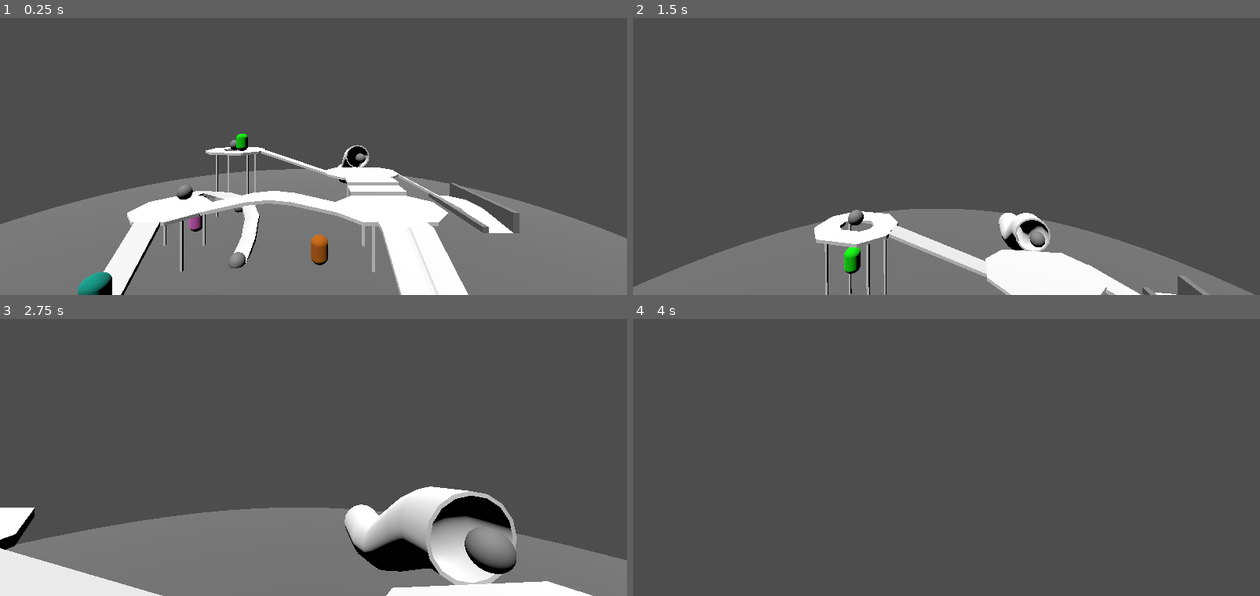
Above: before the commit, frames 1-4 (two rows, left to right).
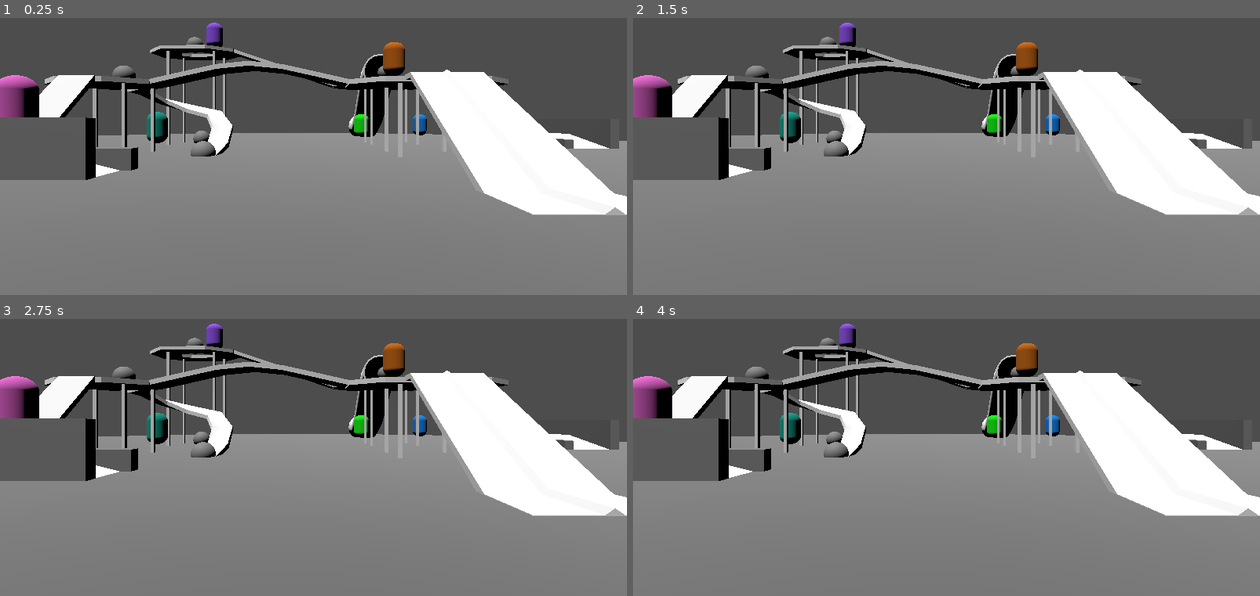
Above: after the commit, the same moments.

Repository: Kesomannen/the-very-serious-game-jam
Game: Godot game, scene res://Scenes/game.tscn
Two runs of this game, one before a commit and one after it. Both use one fixed random seed, a clock stepped at 60 frames per second and the inputs below.
Inputs (mouse positions are in pixels of both pictures, inside the frame that each line leads up to):
- Up to frame 1 (0.25 s): no input
- Up to frame 2 (1.5 s): tap Enter at 0.5 s; move the mouse to (977, 117) at 0.52 s; hold E 0.53-1.28 s; hold W (forward) from 0.53 s (still down); tap Space (jump) at 0.77, 1.07 s; tap Q at 0.8, 1.35 s; move the mouse to (915, 120) at 1.27 s
- Up to frame 3 (2.75 s): keep holding W (forward); tap Space (jump) at 1.52, 1.82 s; tap Ctrl at 1.55 s; move the mouse to (326, 413) at 2.02 s; hold Ctrl from 2.03 s (still down); tap Shift at 2.3 s
- Up to frame 4 (4 s): keep holding W (forward); move the mouse to (940, 427) at 2.77 s; release Ctrl at 2.78 s; tap Shift at 2.85 s; tap Space (jump) at 3.02, 3.05, 3.32 s; move the mouse to (990, 424) at 3.52 s; hold Space (jump) from 3.53 s (still down); tap E at 3.8 s

The runs differ from the first frame. In frame 1, 40% of the frame differs, in the area x 0-100%, y 1-100%; in frame 2, 53%; in frame 3, 49%; in frame 4, 67%.

Commit message:
Add betting phase

Diff:
--- a/Scenes/game.tscn
+++ b/Scenes/game.tscn
@@ -3,7 +3,7 @@
 [ext_resource type="Script" uid="uid://bp73hplvjaujn" path="res://Scripts/manager.gd" id="3_3dryh"]
 [ext_resource type="PackedScene" uid="uid://ct0ny20uc0fjn" path="res://Scenes/child.tscn" id="3_wrm1d"]
 [ext_resource type="PackedScene" uid="uid://ssp63i5rmfhq" path="res://Scenes/playground2.tscn" id="4_3dryh"]
-[ext_resource type="PackedScene" uid="uid://bo36akh27pkvs" path="res://Scenes/freecam.tscn" id="4_wowpa"]
+[ext_resource type="PackedScene" uid="uid://c1tortkjbcuha" path="res://Scenes/player.tscn" id="5_i6g32"]
 [ext_resource type="Script" uid="uid://b5wtsa44ye62f" path="res://Scripts/bet_manager.gd" id="5_wowpa"]
 
 [node name="Node3D" type="Node3D" unique_id=1816040432]
@@ -11,12 +11,14 @@
 [node name="Sun" type="DirectionalLight3D" parent="." unique_id=116938391]
 transform = Transform3D(0.83676434, 0.5040346, -0.21394995, 0, 0.39073107, 0.92050487, 0.5475632, -0.7702457, 0.32694983, 0, 15.156977, 0)
 
-[node name="Manager" type="Node" parent="." unique_id=902847566 node_paths=PackedStringArray("children", "starting_spots", "safe_spots")]
+[node name="BetManager" type="Node" parent="." unique_id=108292606 node_paths=PackedStringArray("lineup_point")]
+script = ExtResource("5_wowpa")
+spacing = 1.2
+lineup_point = NodePath("../LineupPoint")
+
+[node name="Manager" type="Node" parent="." unique_id=902847566]
 unique_name_in_owner = true
 script = ExtResource("3_3dryh")
-children = [NodePath("Green"), NodePath("Blue"), NodePath("Pink"), NodePath("Purple"), NodePath("Orange"), NodePath("Cyan")]
-starting_spots = [NodePath("StartingSpots/StartingSpot1"), NodePath("StartingSpots/StartingSpot2"), NodePath("StartingSpots/StartingSpot3"), NodePath("StartingSpots/StartingSpot4"), NodePath("StartingSpots/StartingSpot5"), NodePath("StartingSpots/StartingSpot6")]
-safe_spots = [NodePath("SafeSpots/SafeSpot1"), NodePath("SafeSpots/SafeSpot2"), NodePath("SafeSpots/SafeSpot3"), NodePath("SafeSpots/SafeSpotHigh")]
 
 [node name="Green" parent="Manager" unique_id=997781014 node_paths=PackedStringArray("manager") instance=ExtResource("3_wrm1d")]
 transform = Transform3D(1, 0, 0, 0, 1, 0, 0, 0, 1, 3.3377075, 0.73119307, -6.867942)
@@ -85,8 +87,10 @@
 [node name="NavigationRegion3D" parent="." unique_id=1866652480 instance=ExtResource("4_3dryh")]
 transform = Transform3D(1.0005554, 0, 0, 0, 1.0005554, 0, 0, 0, 1.0005554, -1.5207062, 0, -0.66938114)
 
-[node name="Player" parent="." unique_id=1913763412 instance=ExtResource("4_wowpa")]
-transform = Transform3D(1, 0, 0, 0, 1, 0, 0, 0, 1, 0, 7.9089975, 17.822548)
+[node name="LineupPoint" type="Node3D" parent="." unique_id=85703367]
+transform = Transform3D(1, 0, 0, 0, 1, 0, 0, 0, 1, 0, 0.8428072, 14)
 
-[node name="BetManager" type="Node" parent="." unique_id=108292606]
-script = ExtResource("5_wowpa")
+[node name="Player" parent="." unique_id=1913763412 instance=ExtResource("5_i6g32")]
+unique_name_in_owner = true
+transform = Transform3D(1, 0, 0, 0, 1, 0, 0, 0, 1, 0, 0.716, 19.743)
+starting_state = 0
--- a/Scenes/player.tscn
+++ b/Scenes/player.tscn
@@ -7,6 +7,7 @@
 [sub_resource type="CapsuleMesh" id="CapsuleMesh_okq71"]
 
 [node name="Player" type="CharacterBody3D" unique_id=1913763412]
+collision_layer = 2
 script = ExtResource("1_v0iea")
 
 [node name="CollisionShape3D" type="CollisionShape3D" parent="." unique_id=858191090]
@@ -16,7 +17,9 @@
 
 [node name="Camera3D" type="Camera3D" parent="." unique_id=1178320406]
 transform = Transform3D(1, 0, -5.9604638e-08, 0, 1, 0, 5.9604638e-08, 0, 1, -0.020141363, 0.8557229, -0.12589025)
+cull_mask = 1048573
 
 [node name="MeshInstance3D" type="MeshInstance3D" parent="." unique_id=721234480]
-transform = Transform3D(1, 0, 0, 0, 1, 0, 0, 0, 1, 0, 0.37475586, 4.271158)
+transform = Transform3D(1, 0, 0, 0, 1, 0, 0, 0, 1, 0, 0.37475586, -0.02884207)
+layers = 2
 mesh = SubResource("CapsuleMesh_okq71")
--- a/Scenes/playground2.tscn
+++ b/Scenes/playground2.tscn
@@ -57,7 +57,6 @@
 transform = Transform3D(20.128645, 0, 0, 0, 0.17021668, 0, 0, 0, 21.018389, 0, 0.5952004, 0)
 mesh = SubResource("CylinderMesh_jc1yp")
 surface_material_override/0 = SubResource("StandardMaterial3D_vcm6o")
-metadata/_edit_group_ = true
 
 [node name="Slide3" parent="." unique_id=1579715172 instance=ExtResource("1_iowx8")]
 transform = Transform3D(-1, 0, -8.742278e-08, 0, 1, 0, 8.742278e-08, 0, -1, 5.981797, 0.45214626, -16.771963)
--- a/Scripts/agent.gd
+++ b/Scripts/agent.gd
@@ -15,7 +15,7 @@
 
 var is_it := false
 var sliding := false
-var active := false
+var _active := false
 
 var mat: Material
 
@@ -32,10 +32,11 @@
 	movement.randomize_stamina()
 	pick_new_wander_target()
 	update_behavior_state()
+	set_active(_active)
 
 
 func _physics_process(delta: float) -> void:
-	if !active:
+	if !_active:
 		navigation_agent.set_velocity_forced(Vector3.ZERO)
 		velocity = Vector3.ZERO
 		return
@@ -121,7 +122,7 @@
 	move_and_slide()
 
 func _on_tag_area_body_entered(body: Node3D) -> void:
-	if !active or body is not Agent or body == self or !is_it or body.is_it or chase_logic.is_in_cooldown():
+	if !_active or body is not Agent or body == self or !is_it or body.is_it or chase_logic.is_in_cooldown():
 		return
 
 	print(name, " tagged ", body.name)
@@ -132,9 +133,13 @@
 	body.update_behavior_state()
 
 func _on_timer_timeout() -> void:
-	if !active:
+	if !_active:
 		return
 	update_behavior_state()
 
 func pick_new_wander_target() -> void:
 	wander_target = Vector3(randf_range(-10, 10), global_position.y, randf_range(-10, 10))
+
+func set_active(active: bool):
+	_active = active
+	$TagArea.process_mode = Node.PROCESS_MODE_INHERIT if _active else Node.PROCESS_MODE_DISABLED
--- a/Scripts/bet_manager.gd
+++ b/Scripts/bet_manager.gd
@@ -2,12 +2,49 @@
 
 extends Node
 
+@export var lineup_point: Node3D
+@export var spacing := 0.5
+@export var hover_height := 0.1
+
 @onready var manager: Manager = %Manager
 
-func _ready() -> void:
+func _ready():
 	manager.runner_won.connect(_on_runner_won)
+	lineup_children()
+
+func _on_runner_won(runner: Agent):
+	await get_tree().create_timer(2.0).timeout
+	new_round()
+
+func lineup_children():
+	var child_count = len(manager.children)
+	for i in range(child_count):
+		var child: Agent = manager.children[i]
+		var offset = (i - child_count / 2 + 0.5) * spacing
+		var pos = lineup_point.position + Vector3.RIGHT * offset
+		child.position = pos
+		child.input_event.connect(_on_child_input_event.bind(child))
+		child.mouse_entered.connect(_on_child_mouse_entered.bind(child))
+		child.mouse_exited.connect(_on_child_mouse_exited.bind(child))
+
+func new_round():
+	for child in manager.children:
+		child.input_event.disconnect(_on_child_input_event)
+		child.mouse_entered.disconnect(_on_child_mouse_entered)
+		child.mouse_exited.disconnect(_on_child_mouse_exited)
+
+	manager.pick_chaser()
 	manager.start_playing()
+	(%Player as Player).enter_scouting()
 
-func _on_runner_won(runner: Agent) -> void:
-	await get_tree().create_timer(2.0).timeout
-	manager.start_playing()
+func _on_child_input_event(camera: Node, event: InputEvent, event_position: Vector3, normal: Vector3, shape_idx: int, child: Agent) -> void:
+	if event is not InputEventMouseButton:
+		return
+	print("Placed bet on ", child.name)
+	new_round()
+
+func _on_child_mouse_entered(child: Agent):
+	child.position.y += hover_height
+
+func _on_child_mouse_exited(child: Agent):
+	child.position.y -= hover_height
--- a/Scripts/freecam_player.gd
+++ /dev/null
@@ -1,64 +0,0 @@
-extends CharacterBody3D
-
-@export var movement_speed: float = 10.0
-@export var boost_multiplier: float = 3.0
-@export var mouse_sensitivity: float = 0.002
-@export var capture_mouse_on_ready: bool = true
-
-@onready var camera: Camera3D = get_node_or_null("Camera3D") as Camera3D
-
-var _pitch := 0.0
-
-
-func _ready() -> void:
-	if camera == null:
-		push_warning("Freecam player needs a Camera3D child named Camera3D.")
-		return
-
-	camera.current = true
-	_pitch = camera.rotation.x
-
-	if capture_mouse_on_ready:
-		Input.mouse_mode = Input.MOUSE_MODE_CAPTURED
-
-
-func _physics_process(delta: float) -> void:
-	if camera == null:
-		return
-
-	var input_dir := Input.get_vector("left", "right", "forward", "backward")
-	var direction := Vector3.ZERO
-	var camera_basis := camera.global_transform.basis
-
-	direction += camera_basis.x * input_dir.x
-	direction += camera_basis.z * input_dir.y
-
-	if Input.is_action_pressed("jump") or Input.is_physical_key_pressed(KEY_E):
-		direction += Vector3.UP
-	if Input.is_physical_key_pressed(KEY_Q) or Input.is_physical_key_pressed(KEY_CTRL):
-		direction += Vector3.DOWN
-
-	var speed := movement_speed
-	if Input.is_physical_key_pressed(KEY_SHIFT):
-		speed *= boost_multiplier
-
-	if direction != Vector3.ZERO:
-		global_position += direction.normalized() * speed * delta
-
-
-func _unhandled_input(event: InputEvent) -> void:
-	if event is InputEventKey and event.pressed and event.keycode == KEY_ESCAPE:
-		Input.mouse_mode = Input.MOUSE_MODE_VISIBLE
-		get_viewport().set_input_as_handled()
-		return
-
-	if event is InputEventMouseButton and event.pressed:
-		Input.mouse_mode = Input.MOUSE_MODE_CAPTURED
-		get_viewport().set_input_as_handled()
-		return
-
-	if event is InputEventMouseMotion and Input.mouse_mode == Input.MOUSE_MODE_CAPTURED:
-		rotate_y(-event.relative.x * mouse_sensitivity)
-		_pitch = clampf(_pitch - event.relative.y * mouse_sensitivity, -PI * 0.49, PI * 0.49)
-		camera.rotation.x = _pitch
-		get_viewport().set_input_as_handled()
--- a/Scripts/manager.gd
+++ b/Scripts/manager.gd
@@ -33,9 +33,6 @@
 	if is_playing:
 		print("Tried to start game while already playing!")
 		return
-	if !children.any(func(child): return child.is_it):
-		print("start_playing was called without chasers, picking one randomly")
-		pick_chaser()
 	spawn_children_randomly()
 	set_children_active(true)
 	is_playing = true
@@ -67,4 +64,4 @@
 
 func set_children_active(active: bool):
 	for child in children:
-		child.active = active
+		child.set_active(active)
--- a/Scripts/player.gd
+++ b/Scripts/player.gd
@@ -1,15 +1,73 @@
+class_name Player
+
 extends CharacterBody3D
 
+@export var freecam_movement_speed := 10.0
+@export var boost_multiplier := 3.0
+@export var mouse_sensitivity := 0.002
 
-const SPEED = 5.0
-const JUMP_VELOCITY = 4.5
-var mouse_sensitivity = 0.002
-var sliding = false;
+@export var movement_speed := 5.0
+@export var jump_velocity := 4.5
+@export var starting_state := State.Freecam
+
+@export var scout_fov := 30.0
+@export var scout_mouse_sensitivity_multiplier := 0.5
+
+@export var betting_fov := 50.0
+
+@onready var camera: Camera3D = $Camera3D
+
+var state: State
+
+var _pitch: float
+var _default_fov: float
+
+var sliding = false
+
+enum State {
+	Betting,
+	Scouting,
+	Running,
+	Freecam
+}
 
 func _ready() -> void:
-	Input.mouse_mode = Input.MOUSE_MODE_CAPTURED
+	camera.current = true
+	_default_fov = camera.fov
+	_pitch = camera.rotation.x
+	_enter(starting_state)
+
+func enter_scouting():
+	_enter(State.Scouting)
+
+func _enter(new_state: State):
+	match state:
+		State.Scouting:
+			camera.fov = scout_fov
+		State.Betting:
+			camera.fov = betting_fov
+		_:
+			camera.fov = _default_fov
+
+	match new_state:
+		State.Betting:
+			Input.mouse_mode = Input.MOUSE_MODE_VISIBLE
+		State.Running, State.Freecam, State.Scouting:
+			Input.mouse_mode = Input.MOUSE_MODE_CAPTURED
+	state = new_state
 
 func _physics_process(delta: float) -> void:
+	match state:
+		State.Betting:
+			pass
+		State.Scouting:
+			pass
+		State.Running:
+			_running_physics_process(delta)
+		State.Freecam:
+			_freecam_physics_process(delta)
+
+func _running_physics_process(delta: float):
 	if sliding:
 		return;
 	# Add the gravity.
@@ -18,27 +76,54 @@
 
 	# Handle jump.
 	if Input.is_action_just_pressed("jump") and is_on_floor():
-		velocity.y = JUMP_VELOCITY
+		velocity.y = jump_velocity
 
 	# Get the input direction and handle the movement/deceleration.
 	# As good practice, you should replace UI actions with custom gameplay actions.
 	var input_dir := Input.get_vector("left", "right", "forward", "backward")
 	var direction := (transform.basis * Vector3(input_dir.x, 0, input_dir.y)).normalized()
 	if direction:
-		velocity.x = direction.x * SPEED
-		velocity.z = direction.z * SPEED
+		velocity.x = direction.x * movement_speed
+		velocity.z = direction.z * movement_speed
 	else:
-		velocity.x = move_toward(velocity.x, 0, SPEED)
-		velocity.z = move_toward(velocity.z, 0, SPEED)
+		velocity.x = move_toward(velocity.x, 0, movement_speed)
+		velocity.z = move_toward(velocity.z, 0, movement_speed)
 
 	move_and_slide()
 
+func _freecam_physics_process(delta: float):
+	var input_dir := Input.get_vector("left", "right", "forward", "backward")
+	var direction := Vector3.ZERO
+	var camera_basis := camera.global_transform.basis
+
+	direction += camera_basis.x * input_dir.x
+	direction += camera_basis.z * input_dir.y
+
+	if Input.is_action_pressed("jump") or Input.is_physical_key_pressed(KEY_E):
+		direction += Vector3.UP
+	if Input.is_physical_key_pressed(KEY_Q) or Input.is_physical_key_pressed(KEY_CTRL):
+		direction += Vector3.DOWN
+
+	var speed := freecam_movement_speed
+	if Input.is_physical_key_pressed(KEY_SHIFT):
+		speed *= boost_multiplier
+
+	if direction != Vector3.ZERO:
+		global_position += direction.normalized() * speed * delta
 
 func _input(event):
-	if event is InputEventMouseMotion and Input.mouse_mode == Input.MOUSE_MODE_CAPTURED:
-		rotate_y(-event.relative.x * mouse_sensitivity)
-		$Camera3D.rotate_x(-event.relative.y * mouse_sensitivity)
-		$Camera3D.rotation.x = clampf($Camera3D.rotation.x, -deg_to_rad(70), deg_to_rad(70))
+	if event is not InputEventMouseMotion or Input.mouse_mode != Input.MOUSE_MODE_CAPTURED:
+		return
+	match state:
+		State.Betting:
+			pass
+		State.Freecam, State.Running, State.Scouting:
+			var multiplier = scout_mouse_sensitivity_multiplier if state == State.Scouting else 1
+			var sensitivity = mouse_sensitivity * multiplier
+			rotate_y(-event.relative.x * sensitivity)
+			_pitch = clampf(_pitch - event.relative.y * sensitivity, -PI * 0.49, PI * 0.49)
+			camera.rotation.x = _pitch
+			#get_viewport().set_input_as_handled()
 
 func on_slide_enter():
 	sliding = true
Not shown, removed: Scripts/freecam_player.gd.uid
